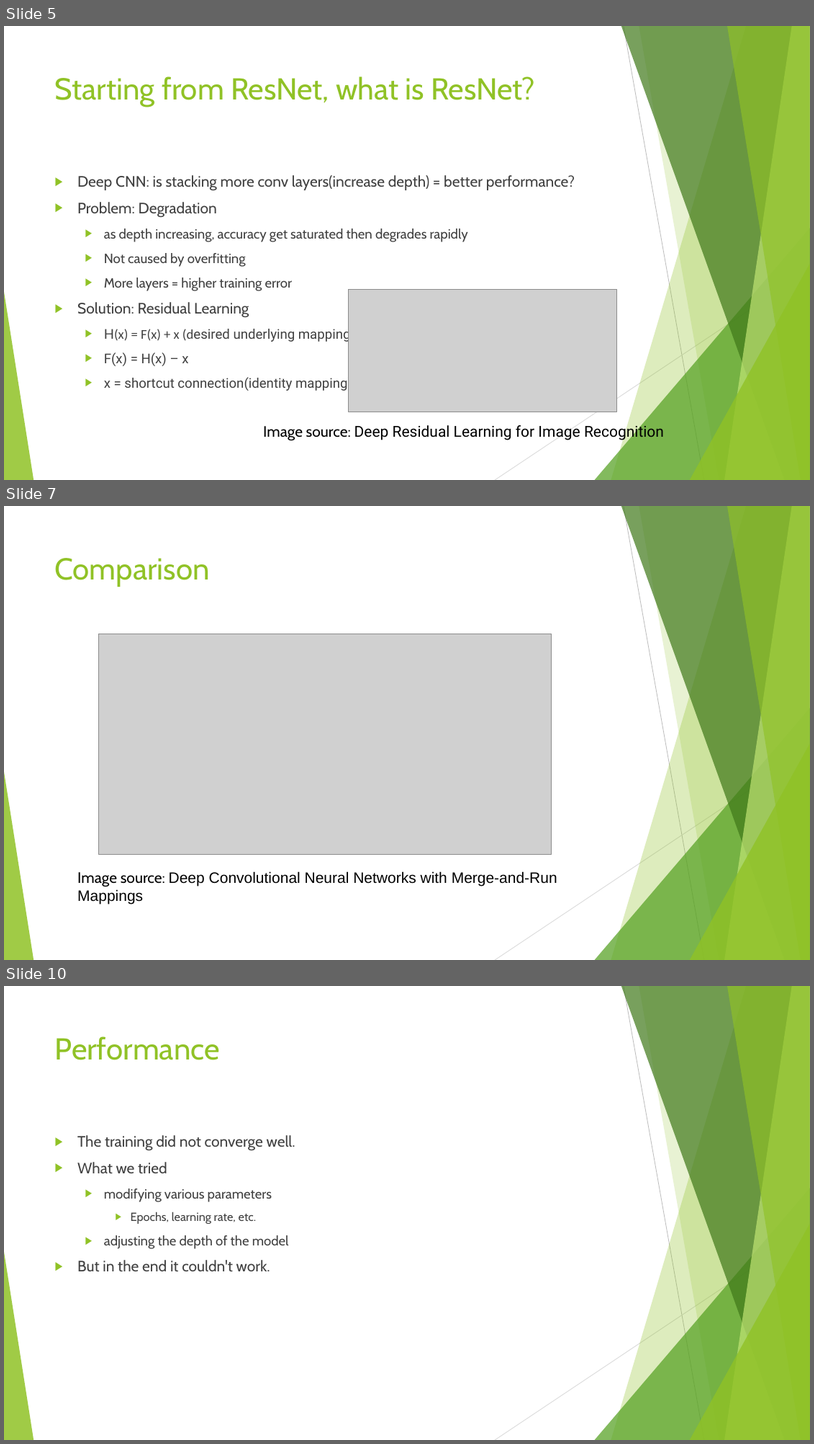
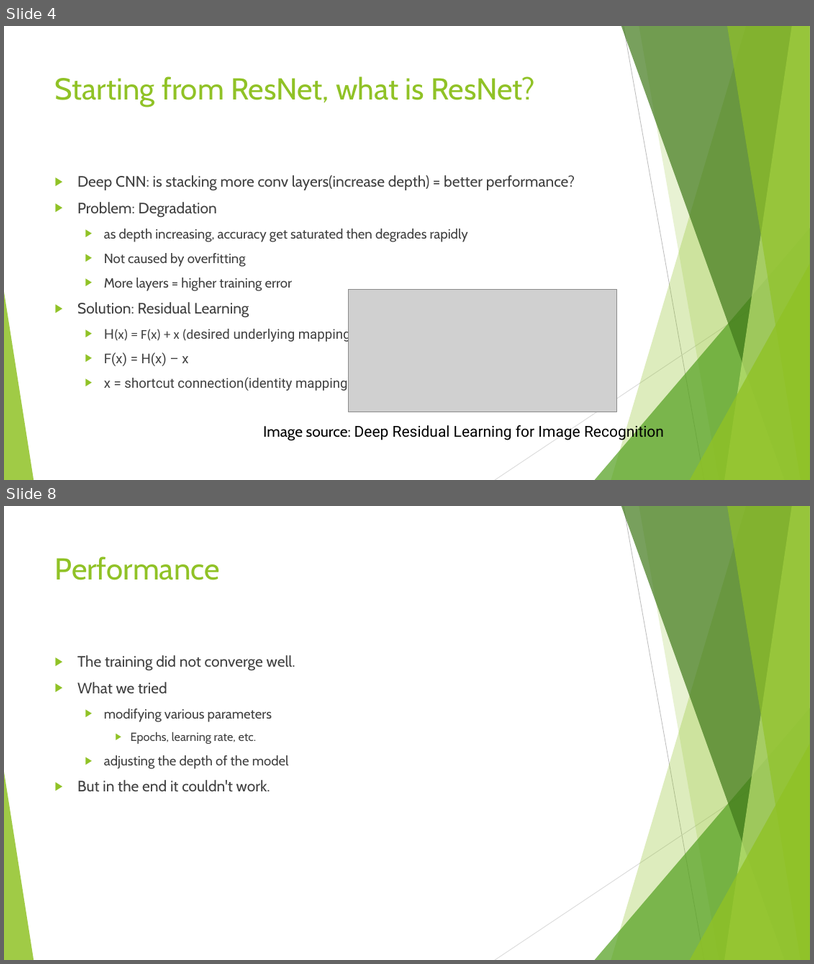
Before and after one commit to VongolaTeong/Multi-label-Classification-on-YouTube-8M, a slide deck: Pre.pptx. Shown one above the other, each under a label of ours: slides 5, 7 and 10 before the commit, slides 4 and 8 after it; the slides between them are not shown. The pictures are 814x1444 and 814x964 pixels, drawn with LibreOffice and Linux fonts; fonts in the diff are those of the drawing; grey boxes stand for pictures. Boxes give left, top, right and bottom in pixels: in the first picture for what was removed or moved away, otherwise in the second. Text is boxed around its words. In the diff, an @@ line names an element or a change of style, - is before the commit and + after.

```diff
--- a/Pre.pptx
+++ b/Pre.pptx
@@ slide 7 removed at bbox=[4, 506, 810, 960], background #FFFFFF; not listed: 10 template elements that a slide beside it also shows @@
@@ title removed at bbox=[55, 558, 210, 587] @@
-Comparison
@@ picture removed at bbox=[99, 633, 552, 854] @@
@@ text removed at bbox=[77, 871, 558, 887] @@
-Image source: Deep Convolutional Neural Networks with Merge-and-Run Mappings
@@ what was slide 5 is now slide 4 @@
@@ what was slide 10 is now slide 8 @@
```
Also in this commit, not shown: 5 slides changed, 1 slide added, 2 other slides removed, 4 other files.
